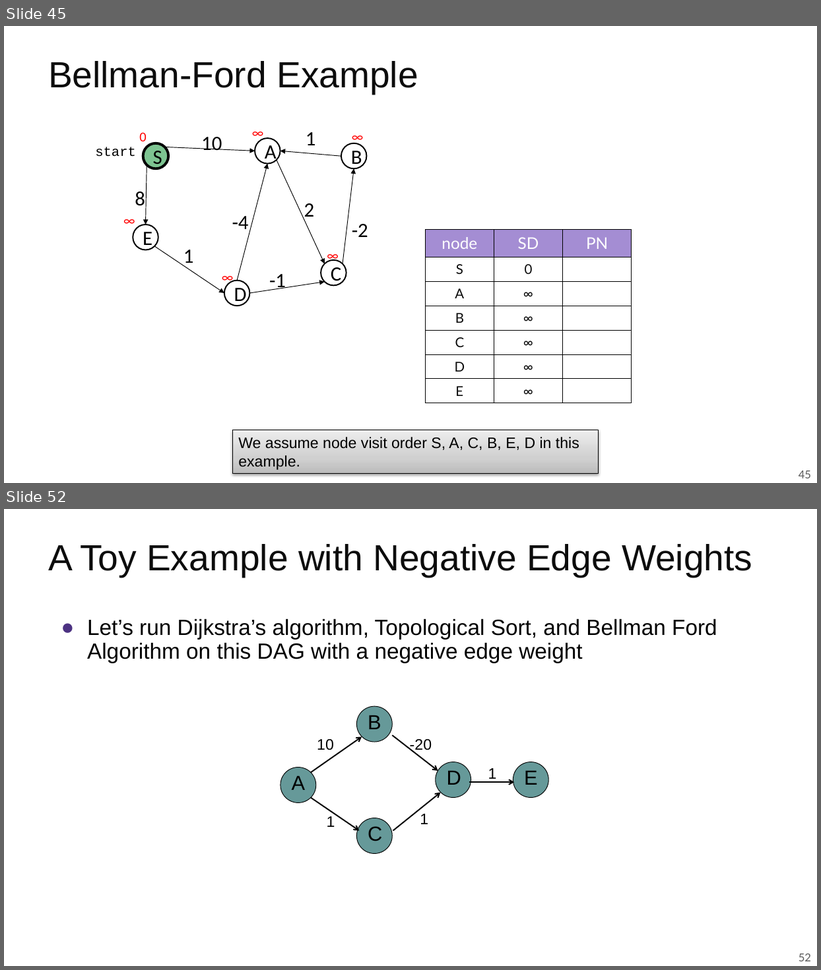
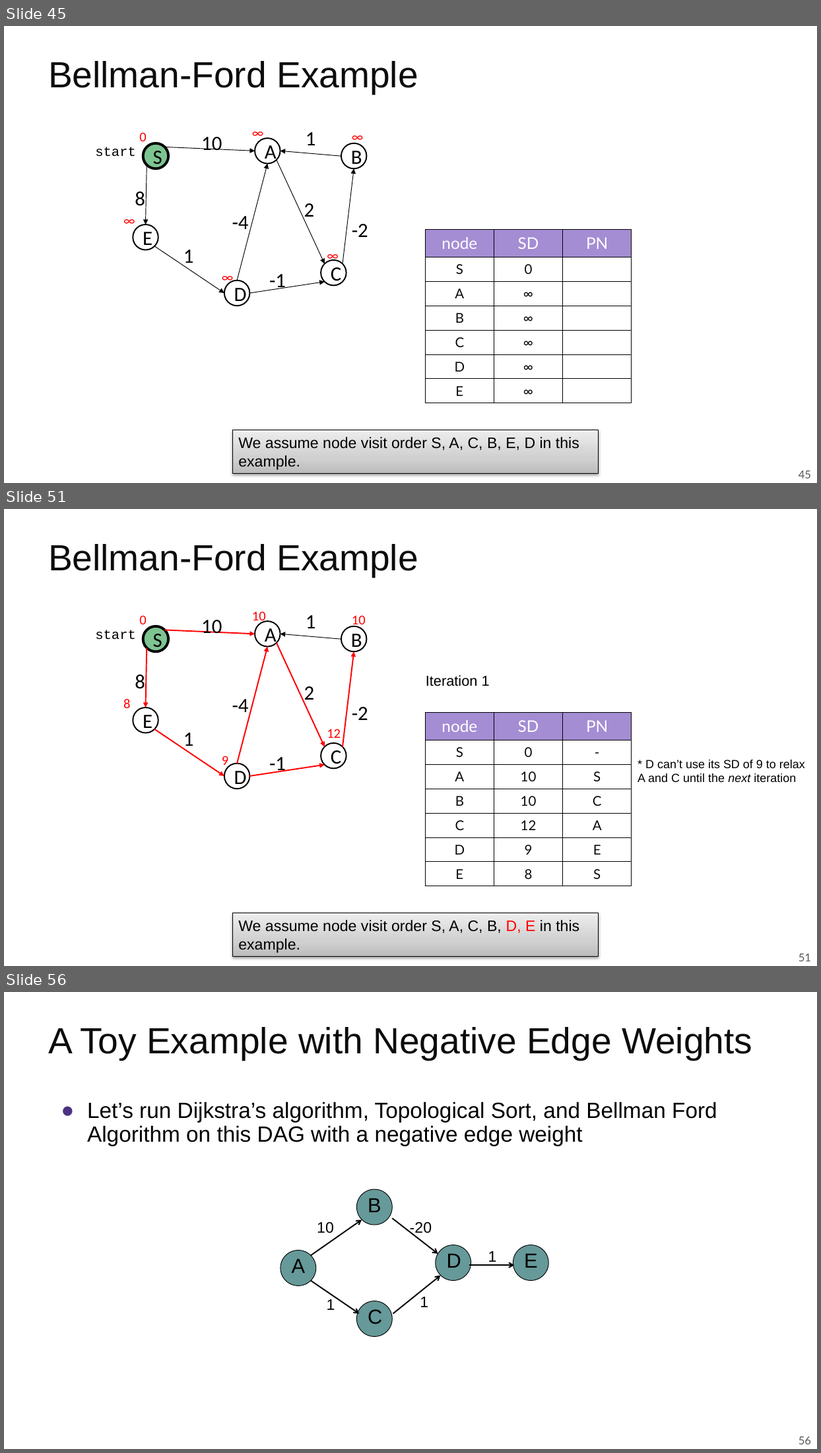
Before and after one commit to guhofstra/CSC175Sp26, a slide deck: PPTs/Lecture 5.1 Shortest Paths Algorithms.pptx. Shown one above the other, each under a label of ours: slides 45 and 52 before the commit, slides 45, 51 and 56 after it; the slides between them are not shown. The pictures are 821x970 and 821x1453 pixels, drawn with LibreOffice and Linux fonts; fonts in the diff are those of the drawing. Boxes give left, top, right and bottom in pixels: in the first picture for what was removed or moved away, otherwise in the second. Text is boxed around its words. In the diff, an @@ line names an element or a change of style, - is before the commit and + after.

```diff
--- a/PPTs/Lecture 5.1 Shortest Paths Algorithms.pptx
+++ b/PPTs/Lecture 5.1 Shortest Paths Algorithms.pptx
@@ slide 51 added at [4, 509, 817, 966], background #FFFFFF; not listed: 1 template element that a slide beside it also shows @@
@@ title added at [48, 544, 418, 578], 43 pt, text #0C0C0C @@
+Bellman-Ford Example
@@ group added at [123, 611, 368, 789]: 14 texts, 8 arrows, 6 ellipses @@
+S
+A
+E
+D
+B
+C
+10
+1
+2
+-2
+-1
+1
+8
+-4
+10
+10
+9
+8
+12
+0
@@ text added at [95, 630, 135, 640], 16 pt, text #000000 @@
+start
@@ text added at [426, 675, 490, 687], 17 pt, text #000000 @@
+Iteration 1
@@ table added at [426, 713, 632, 887], 7 rows, 3 columns @@
+node | SD | PN
+S | 0 | -
+A | 10 | S
+B | 10 | C
+C | 12 | A
+D | 9 | E
+E | 8 | S
@@ text added at [638, 760, 805, 782], 14 pt, text #000000 @@
+* D can’t use its SD of 9 to relax A and C until the next iteration
@@ rectangle added at [233, 914, 599, 956], fill gradient #BDBDBD to #D1D1D1 to #EEEEEE, outline #000000 0.75 pt, 18 pt, text #000000 @@
+We assume node visit order S, A, C, B, D, E in this example.
@@ what was slide 52 is now slide 56 @@
@@ page number at [799, 1437, 811, 1445]: text changed @@
-52
+56
```
Also in this commit, not shown: 7 slides changed, 3 other slides added, 1 other file.
